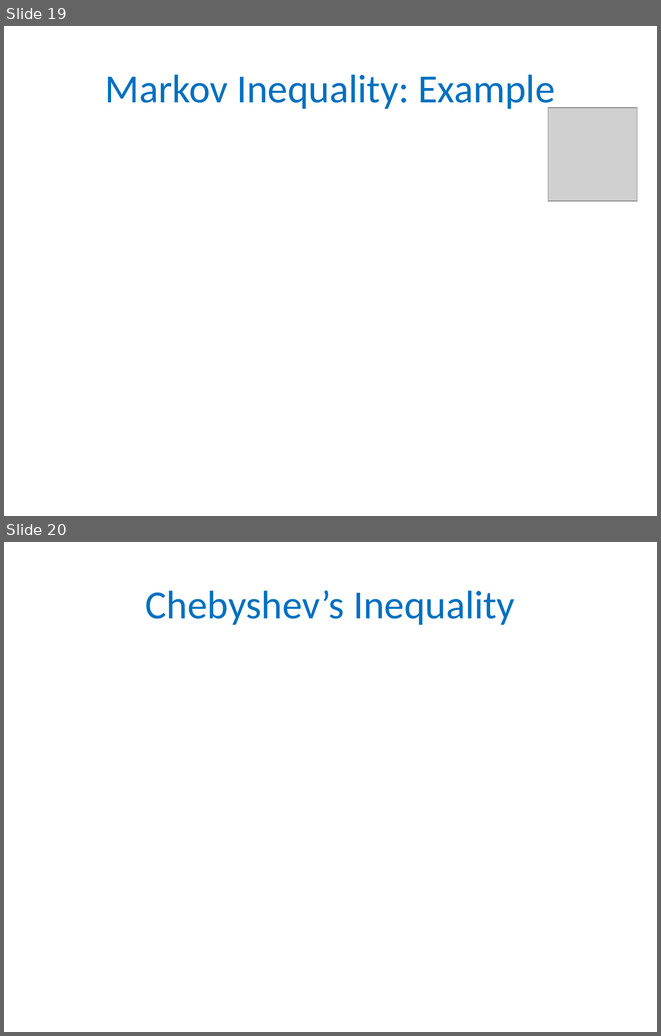
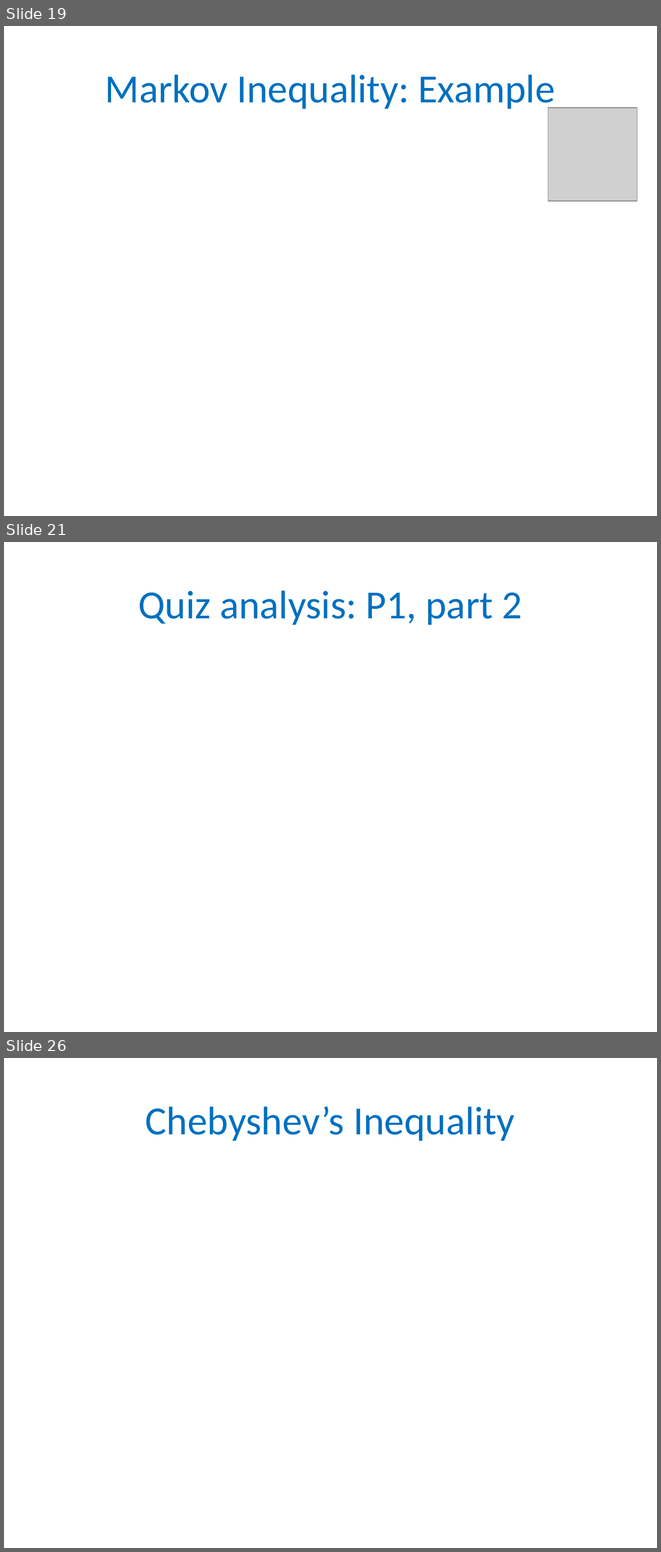
Before and after one commit to gyaroslavtsev/gyaroslavtsev.github.io, a slide deck: b609/lec01.pptx. Shown one above the other, each under a label of ours: slides 19 and 20 before the commit, slides 19, 21 and 26 after it; the slides between them are not shown. The pictures are 661x1036 and 661x1552 pixels, drawn with LibreOffice and Linux fonts; fonts in the diff are those of the drawing; grey boxes stand for pictures. Boxes give left, top, right and bottom in pixels: in the first picture for what was removed or moved away, otherwise in the second. Text is boxed around its words. In the diff, an @@ line names an element or a change of style, - is before the commit and + after.

```diff
--- a/b609/lec01.pptx
+++ b/b609/lec01.pptx
@@ slide 21 added at box(4, 542, 657, 1032), background #FFFFFF @@
@@ title added at box(138, 590, 522, 625), 44 pt, text #0070C0 @@
+Quiz analysis: P1, part 2
@@ what was slide 20 is now slide 26 @@
```
Also in this commit, not shown: 1 slide changed, 5 other slides added, 23 other files.
